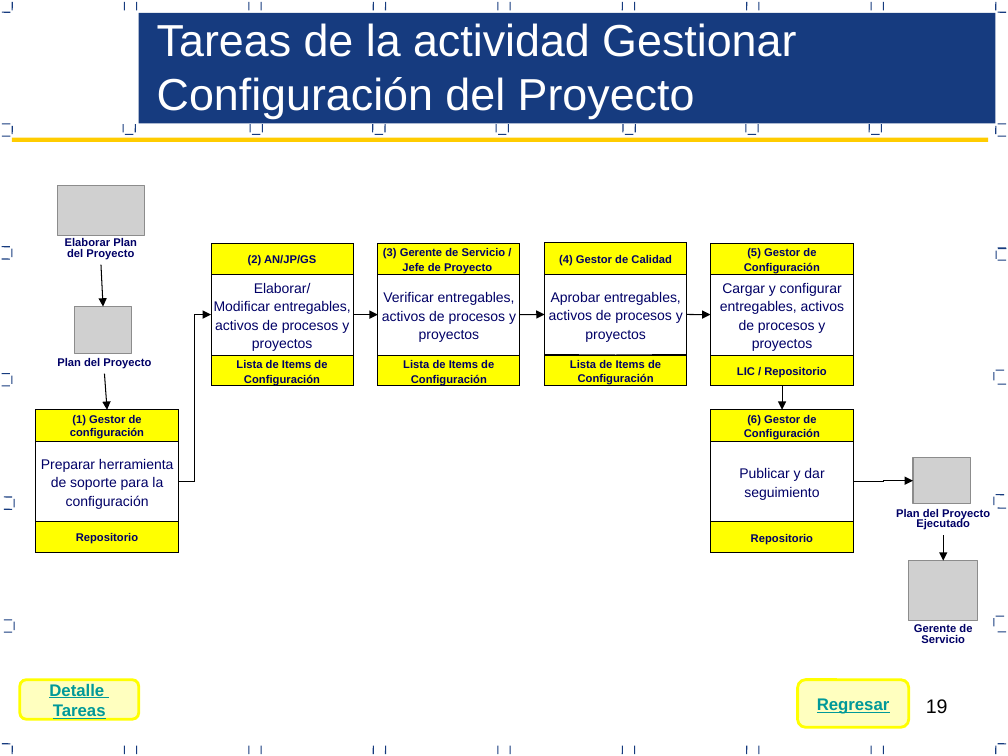
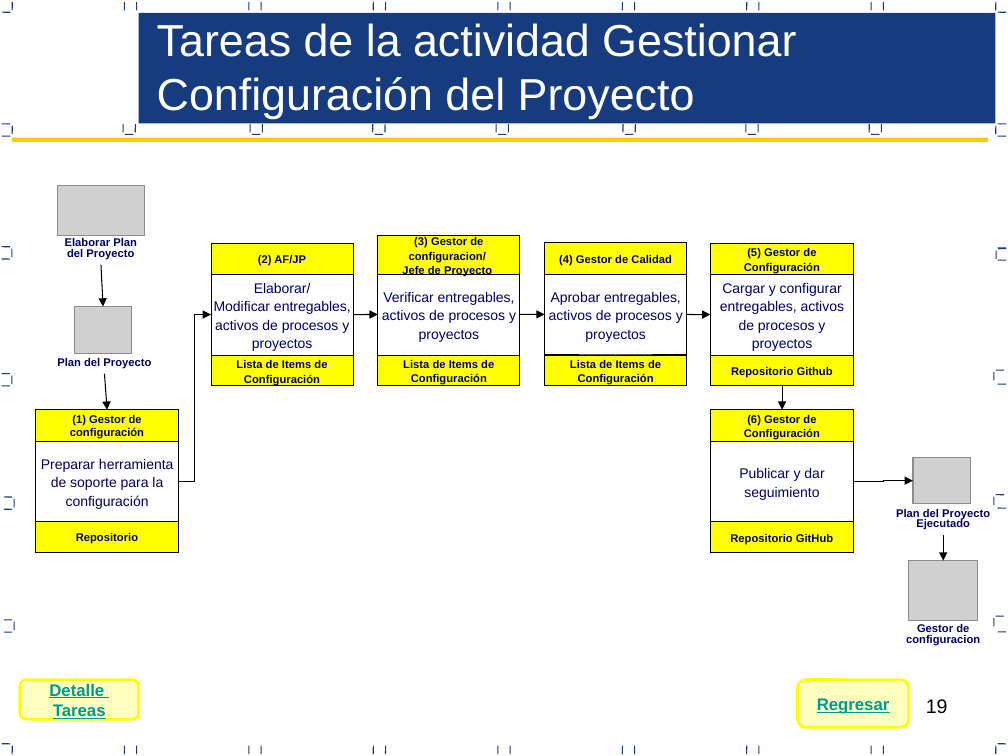
Before and after one commit to Aspersoft/Documentacion, a slide deck: slide 19 of CM/Resolucion/PGC_V 1.0_2017.pptx. Drawn at 1008x756 pixels with LibreOffice and Linux fonts; fonts in the diff are those of the drawing; grey boxes stand for pictures. Boxes give left, top, right and bottom in pixels: in the first picture for what was removed or moved away, otherwise in the second. Text is boxed around its words. In the diff, an @@ line names an element or a change of style, - is before the commit and + after.

```diff
--- a/CM/Resolucion/PGC_V 1.0_2017.pptx
+++ b/CM/Resolucion/PGC_V 1.0_2017.pptx
@@ rectangle "(3) Gestor de configuracion/": place and size @@
-rectangle "(3) Gestor de configuracion/" at (378,243,520,274)
+rectangle "(3) Gestor de configuracion/" at (378,236,520,274)
@@ text in rectangle at (409,236,486,262): text changed @@
-(3) Gerente de Servicio /
+(3) Gestor de configuracion/
@@ text in rectangle at (258,255,306,266): text changed @@
-(2) AN/JP/GS
+(2) AF/JP
@@ text in rectangle at (731,367,833,378): text changed @@
-LIC / Repositorio
+Repositorio Github
@@ text in rectangle at (730,534,833,544): text changed @@
-Repositorio
+Repositorio GitHub
@@ text at (906,624,980,645): text changed @@
-Gerente de Servicio
+Gestor de configuracion
```
Also in this commit, not shown: 9 other slides changed.
